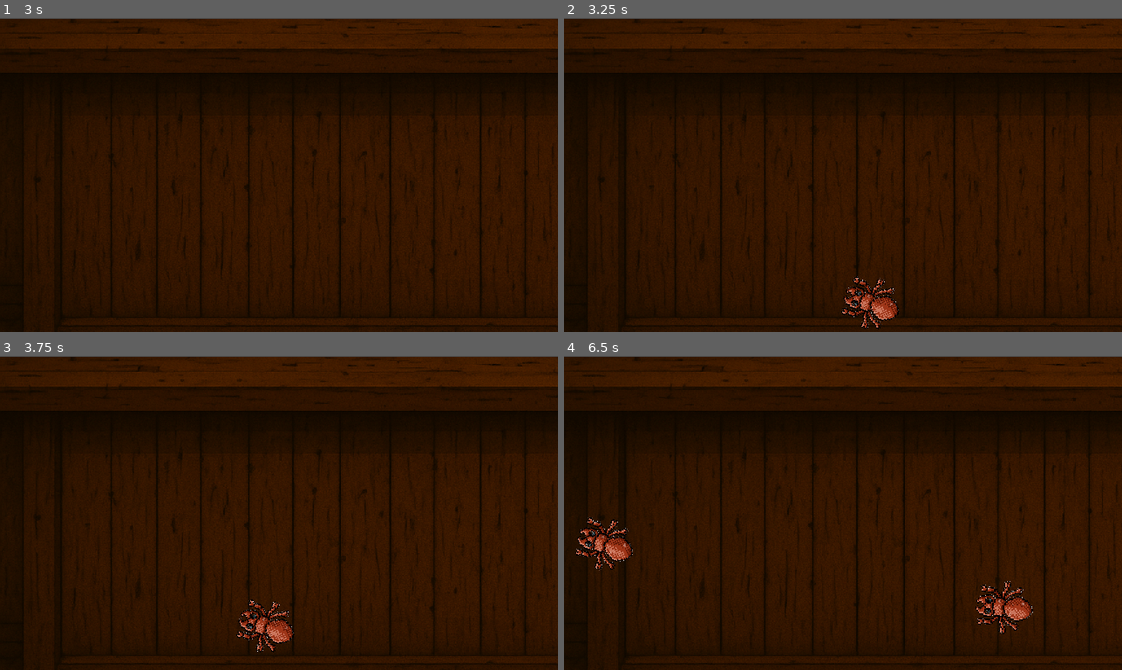
Above: before the commit, frames 1-4 (two rows, left to right).
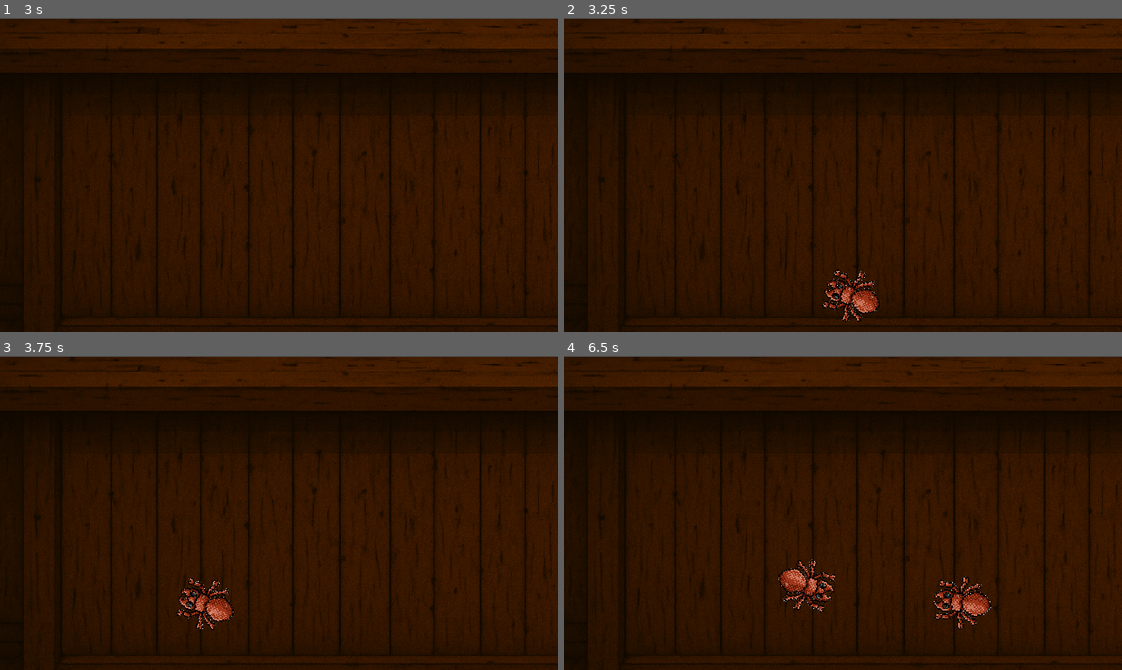
Above: after the commit, the same moments.

Repository: Iaotle/zombie-soup
Game: Godot game, scene res://Scenes/underthecounter.tscn
The game is run twice, just before and just after one commit, with the same random seed, the same clock (stepped at 60 frames per second) and the same inputs.
Inputs (mouse positions are in pixels of both pictures, inside the frame that each line leads up to):
- Up to frame 1 (3 s): tap Enter at 0.5, 2 s; move the mouse to (401, 159) at 0.52 s; click (401, 159) at 0.67 s; tap Space at 1.25, 2.75 s; move the mouse to (167, 190) at 1.27 s; click (167, 190) at 1.42 s; move the mouse to (334, 105) at 2.02 s; click (334, 105) at 2.17 s; move the mouse to (251, 237) at 2.77 s; click (251, 237) at 2.92 s
- Up to frame 2 (3.25 s): no input
- Up to frame 3 (3.75 s): move the mouse to (446, 560) at 3.52 s; click (446, 560) at 3.67 s
- Up to frame 4 (6.5 s): move the mouse to (675, 465) at 4.27 s; click (675, 465) at 4.42 s; move the mouse to (870, 513) at 5.02 s; click (870, 513) at 5.17 s; move the mouse to (759, 434) at 5.77 s; click (759, 434) at 5.92 s

Frame 1 is identical in both runs. In frame 2, 1.3% of the frame differs, in the area x 46-61%, y 80-100%; in frame 3, 1.8%; in frame 4, 3.6%, in the area x 2-85%, y 51-89%.

Commit message:
add blood and stuff, still need to remove the bug

Diff:
--- /dev/null
+++ b/Effects/blood.tscn
@@ -0,0 +1,21 @@
+[gd_scene load_steps=3 format=3 uid="uid://c05gk8qp4kvng"]
+
+[ext_resource type="Texture2D" uid="uid://bskwdnr2jtocv" path="res://Sprites/splash.png" id="1_apkv0"]
+
+[sub_resource type="ParticleProcessMaterial" id="ParticleProcessMaterial_awpga"]
+particle_flag_disable_z = true
+emission_shape = 2
+emission_sphere_radius = 10.0
+angle_min = -720.0
+angle_max = 720.0
+initial_velocity_min = -50.0
+initial_velocity_max = 50.0
+gravity = Vector3(0, 5, 0)
+
+[node name="Blood" type="GPUParticles2D"]
+amount = 64
+texture = ExtResource("1_apkv0")
+lifetime = 0.5
+explosiveness = 0.8
+randomness = 0.5
+process_material = SubResource("ParticleProcessMaterial_awpga")
--- a/GameObjects/ant.gd
+++ b/GameObjects/ant.gd
@@ -1,7 +1,10 @@
 extends Sprite2D
 
+@export var blood: PackedScene
+
+
 # Speed of the ant in pixels per second
-var speed := 100.0
+var speed := 200.0
 
 # Current velocity vector
 var velocity := Vector2.ZERO
@@ -63,5 +66,9 @@
 		var sprite_rect = Rect2(top_left, tex_size)
 
 		if sprite_rect.has_point(mouse_pos):
-			hide()
+			var bleedFX = blood.instantiate()
+			bleedFX.global_position = global_position
+			bleedFX.one_shot = true;
+			bleedFX.finished.connect(func(): self.hide())
+			get_parent().add_child(bleedFX)
 			set_process(false)
--- a/GameObjects/ant.tscn
+++ b/GameObjects/ant.tscn
@@ -1,11 +1,11 @@
-[gd_scene load_steps=3 format=3 uid="uid://b15lmfsr1mi0x"]
+[gd_scene load_steps=4 format=3 uid="uid://b15lmfsr1mi0x"]
 
 [ext_resource type="Texture2D" uid="uid://cxe6a2viyomyn" path="res://Sprites/ant.png" id="1_olfbw"]
 [ext_resource type="Script" uid="uid://rsou2pplwl3v" path="res://GameObjects/ant.gd" id="2_jhtvu"]
+[ext_resource type="PackedScene" uid="uid://c05gk8qp4kvng" path="res://Effects/blood.tscn" id="3_jhtvu"]
 
 [node name="Ant" type="Sprite2D"]
 scale = Vector2(0.0454545, 0.0454545)
 texture = ExtResource("1_olfbw")
 script = ExtResource("2_jhtvu")
-
-[node name="GPUParticles2D" type="GPUParticles2D" parent="."]
+blood = ExtResource("3_jhtvu")
Not shown: 1 places in Scenes/main.tscn that only renumber resources
Not shown, added: Sprites/splash.png.import
